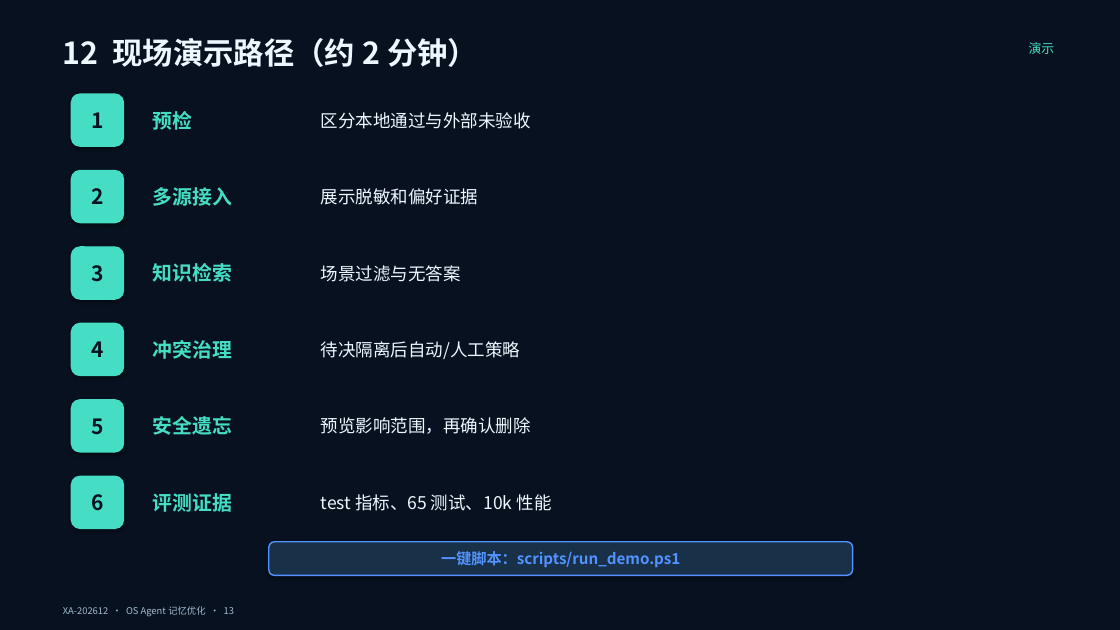
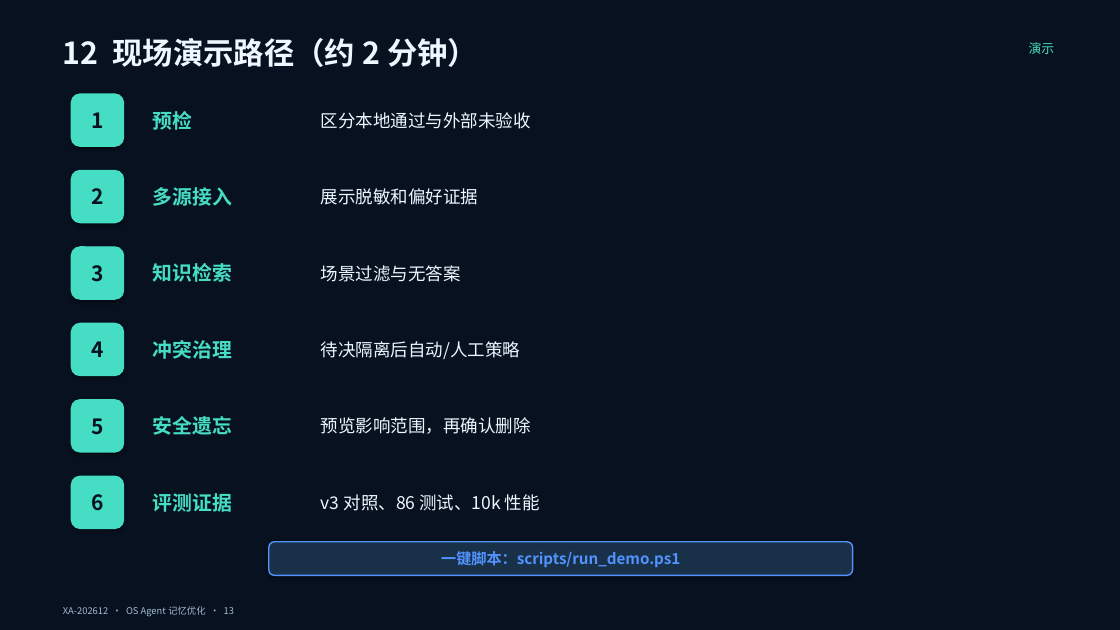
Before and after one commit to chanehwibo/tiaobei, a slide deck: slide 13 of deliverables/ppt/OS_Agent_记忆优化_答辩稿.pptx. Drawn at 1120x630 pixels with LibreOffice and Linux fonts; fonts in the diff are those of the drawing. Boxes give left, top, right and bottom in pixels: in the first picture for what was removed or moved away, otherwise in the second. Text is boxed around its words. In the diff, an @@ line names an element or a change of style, - is before the commit and + after.

```diff
--- a/deliverables/ppt/OS_Agent_记忆优化_答辩稿.pptx
+++ b/deliverables/ppt/OS_Agent_记忆优化_答辩稿.pptx
@@ text at (321,494,540,511): text changed @@
-test 指标、65 测试、10k 性能
+v3 对照、86 测试、10k 性能
```
Also in this commit, not shown: 6 other slides changed, 42 other files.
